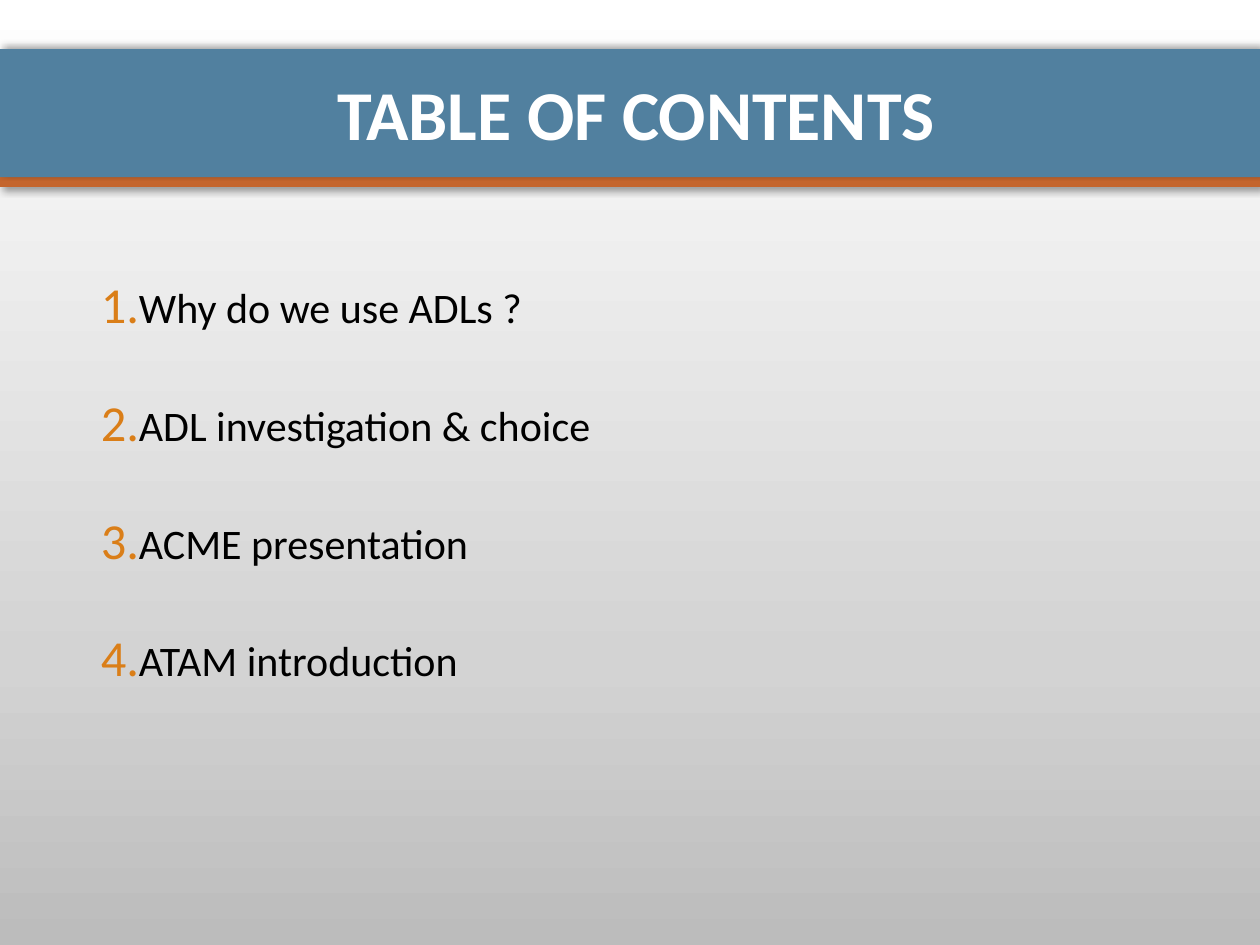
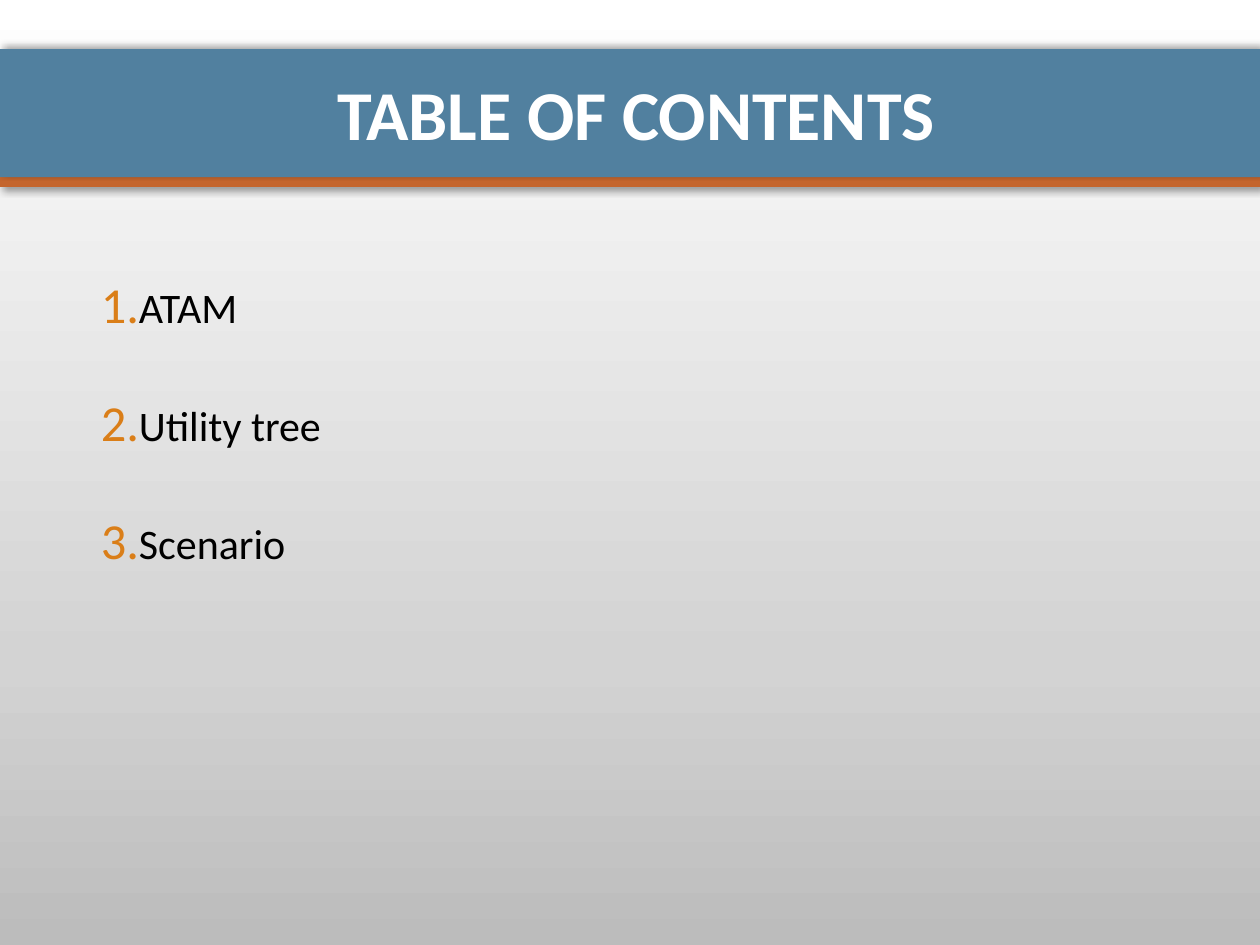
Before and after one commit to pierrealauzet/euroteam, a slide deck: slide 2 of Project 2/Part1/CS554_EuroTeam_Project2_OP4.pptx. Drawn at 1260x945 pixels with LibreOffice and Linux fonts; fonts in the diff are those of the drawing. Boxes give left, top, right and bottom in pixels: in the first picture for what was removed or moved away, otherwise in the second. Text is boxed around its words. In the diff, an @@ line names an element or a change of style, - is before the commit and + after.

```diff
--- a/Project 2/Part1/CS554_EuroTeam_Project2_OP4.pptx
+++ b/Project 2/Part1/CS554_EuroTeam_Project2_OP4.pptx
@@ text at (x1=139, y1=296, x2=321, y2=560): text changed @@
-1. Why do we use ADLs ?
-2. ADL investigation & choice
-3. ACME presentation
-4. ATAM introduction
+1. ATAM
+2. Utility tree
+3. Scenario
```
Also in this commit, not shown: 7 other slides changed, 13 slides removed, 1 other file.
